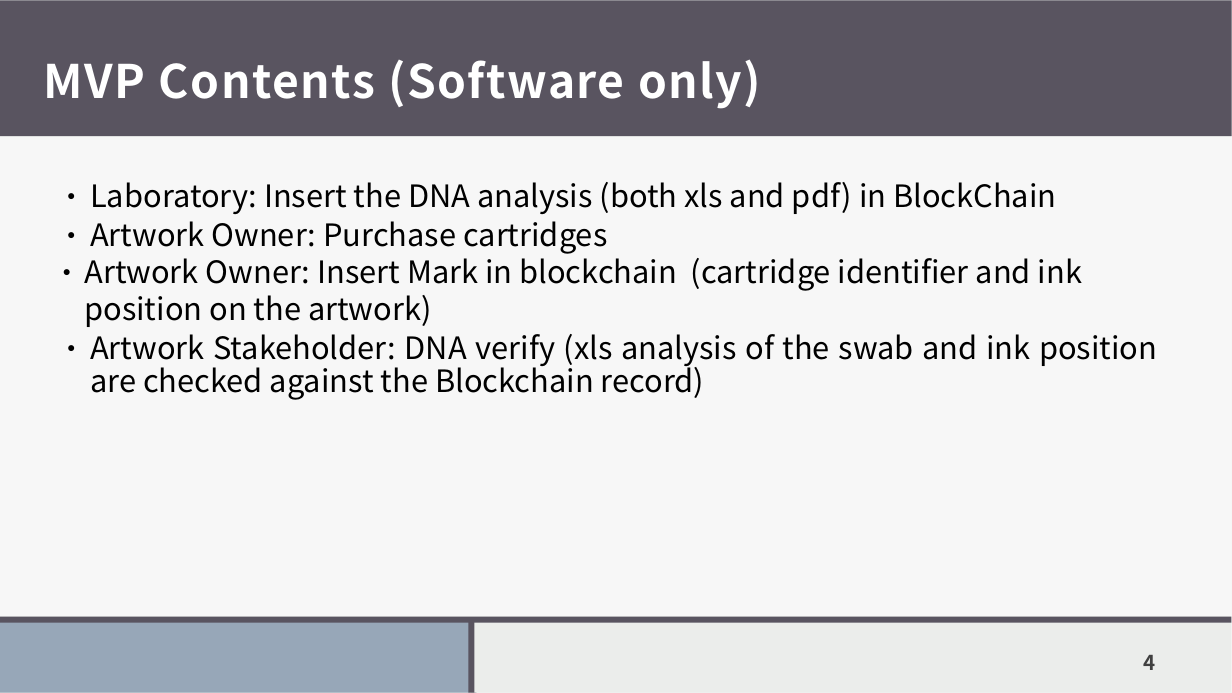
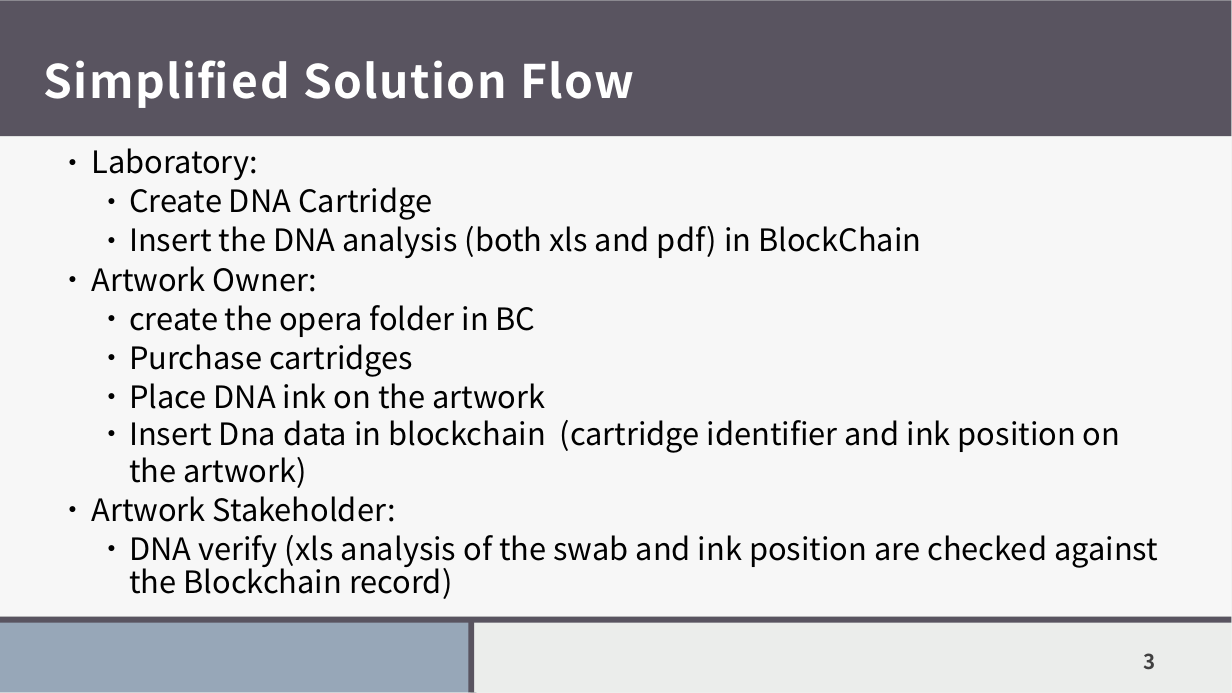
Before and after one commit to RobertoPirrone/digitaltechne, a slide deck: slide 3 of src/docs/presentations/21maggio.pptx (slide 4 before the commit). Drawn at 1232x693 pixels with LibreOffice and Linux fonts; fonts in the diff are those of the drawing. Boxes give left, top, right and bottom in pixels: in the first picture for what was removed or moved away, otherwise in the second. Text is boxed around its words. In the diff, an @@ line names an element or a change of style, - is before the commit and + after.

```diff
--- a/src/docs/presentations/21maggio.pptx
+++ b/src/docs/presentations/21maggio.pptx
@@ title at (44, 60, 634, 108): text changed @@
-MVP Contents (Software only)
+Simplified Solution Flow
@@ text at (91, 148, 1158, 599): text changed @@
-● Laboratory: Insert the DNA analysis (both xls and pdf) in BlockChain
-● Artwork Owner: Purchase cartridges
-● Artwork Owner: Insert Mark in blockchain (cartridge identifier and ink position on the artwork)
-● Artwork Stakeholder: DNA verify (xls analysis of the swab and ink position are checked against the Blockchain record)
+● Laboratory:
+    ● Create DNA Cartridge
+    ● Insert the DNA analysis (both xls and pdf) in BlockChain
+● Artwork Owner:
+    ● create the opera folder in BC
+    ● Purchase cartridges
+    ● Place DNA ink on the artwork
+    ● Insert Dna data in blockchain (cartridge identifier and ink position on the artwork)
+● Artwork Stakeholder:
+    ● DNA verify (xls analysis of the swab and ink position are checked against the Blockchain record)
@@ page number at (1143, 653, 1155, 670): text changed @@
-4
+3
```
Also in this commit, not shown: 3 other slides changed, 10 slides added, 2 slides removed, 12 other files.
